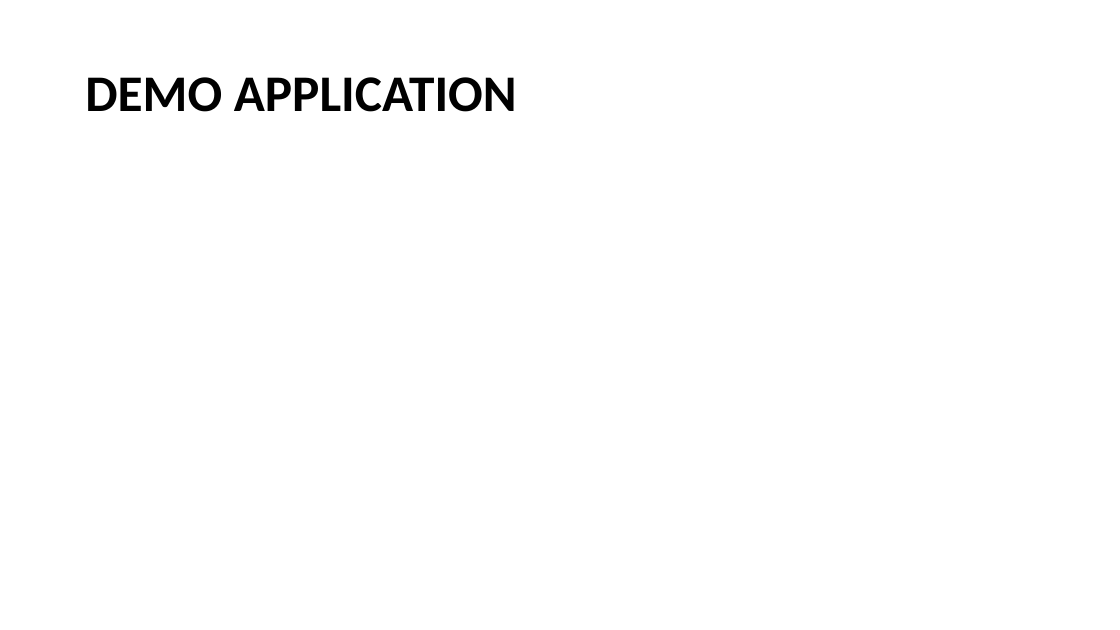
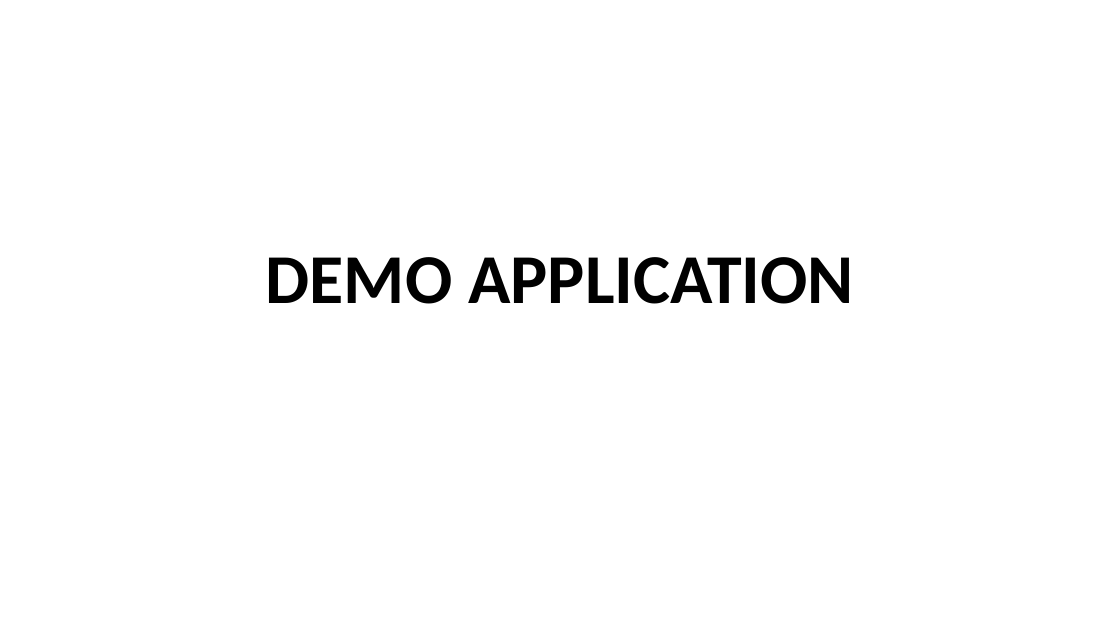
Before and after one commit to lephamtuyen/healthmonitoring, a slide deck: slide 16 of IBM_IoT.pptx (slide 13 before the commit). Drawn at 1120x630 pixels with LibreOffice and Linux fonts; fonts in the diff are those of the drawing. Boxes give left, top, right and bottom in pixels: in the first picture for what was removed or moved away, otherwise in the second. Text is boxed around its words. In the diff, an @@ line names an element or a change of style, - is before the commit and + after.

```diff
--- a/IBM_IoT.pptx
+++ b/IBM_IoT.pptx
@@ title "DEMO APPLICATION": place and size @@
-title "DEMO APPLICATION" at [85,77,517,112]
+title "DEMO APPLICATION" at [266,257,854,304]
@@ title "DEMO APPLICATION" at [266,257,854,304]: size 44 to 60 pt; alignment left to centre; vertical alignment middle to bottom @@
```
Also in this commit, not shown: 6 other slides changed, 10 slides added, 5 slides removed.
